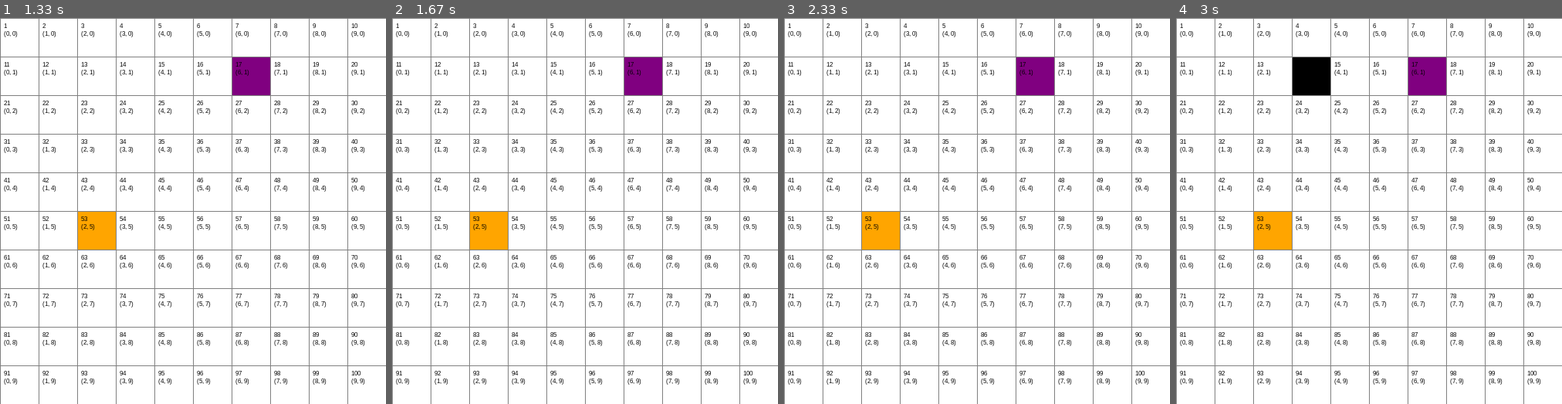
Above: before the commit, frames 1-4 (left to right).
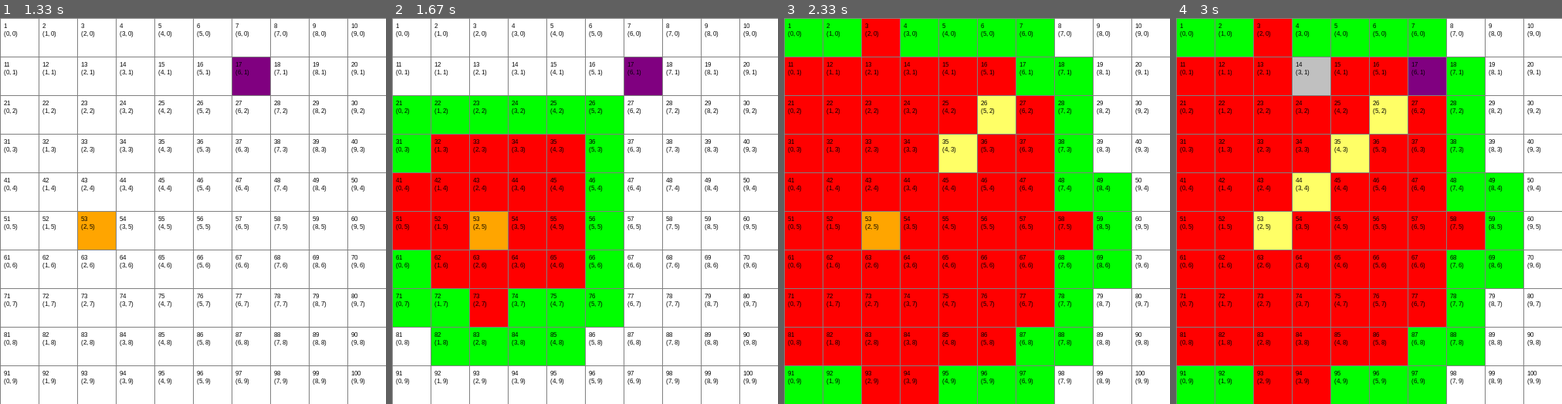
Above: after the commit, the same moments.

Repository: Danifoxuwu/Inteligencia-Artificial
Game: pygame game, started from Proyectos/Proyecto Final 1 Busqued/Aasterisco.py
Same seed, same stepped clock (60 frames per second), same inputs: the game is played once before the commit and once after it.
Inputs (mouse positions are in pixels of both pictures, inside the frame that each line leads up to):
- Up to frame 1 (1.33 s): tap Space at 0.33 s; click (100, 214) at 0.72 s; click (250, 75) at 1.05 s
- Up to frame 2 (1.67 s): tap Space at 1.33 s
- Up to frame 3 (2.33 s): no input
- Up to frame 4 (3 s): click (1307, 83) at 2.72 s

Frame 1 is identical in both runs. In frame 2, 37% of the frame differs, in the area x 0-60%, y 20-90%; in frame 3, 77%, in the area x 0-90%, y 0-100%; in frame 4, 77%.

Commit message:
Revert "Cambios importantes"
This reverts commit 5d240b1fe23e65dde44521154aa9b5ad7075b0f6.

Diff:
--- a/Proyectos/Proyecto Final 1 Busqued/Aasterisco.py
+++ b/Proyectos/Proyecto Final 1 Busqued/Aasterisco.py
@@ -1,8 +1,15 @@
+#Proyecto de IA
+#Daniel Avila Vergara
+
+#Importamos la libreria de pygame
 import pygame
-#Inicio de las fuentes
+#Importamos la libreria de fuentes
 pygame.font.init()
+#Importamos heapq para la cola de prioridad
+import heapq
 
 # Configuraciones iniciales
+# Cambio del tamaño de ventana de 800x800 a 500x500
 ANCHO_VENTANA = 500
 VENTANA = pygame.display.set_mode((ANCHO_VENTANA, ANCHO_VENTANA))
 pygame.display.set_caption("Visualización de Nodos")
@@ -11,10 +18,14 @@
 BLANCO = (255, 255, 255)
 NEGRO = (0, 0, 0)
 GRIS = (128, 128, 128)
+GRIS_CLARO = (192, 192, 192)
 VERDE = (0, 255, 0)
 ROJO = (255, 0, 0)
 NARANJA = (255, 165, 0)
 PURPURA = (128, 0, 128)
+AMARILLO_NEON = (255, 255, 102)
+AMARILLO = (255, 255, 0)
+
 
 class Nodo:
     def __init__(self, fila, col, ancho, total_filas):
@@ -25,6 +36,7 @@
         self.color = BLANCO
         self.ancho = ancho
         self.total_filas = total_filas
+        #Fuente usada y tamaño de la fuente para las coordenadas dentro de los cuadros dibujados
         self.fuente =pygame.font.SysFont("Arial", 8)
 
     def get_pos(self):
@@ -46,10 +58,22 @@
         self.color = NARANJA
 
     def hacer_pared(self):
-        self.color = NEGRO
+        self.color = GRIS_CLARO
 
     def hacer_fin(self):
         self.color = PURPURA
+
+    #Lista abierta
+    def hacer_abierto(self):
+        self.color = VERDE
+
+    #Lista Cerrada
+    def hacer_cerrado(self):
+        self.color = ROJO
+
+    #Vecinos
+    def hacer_camino(self):
+        self.color = AMARILLO_NEON
 
     def dibujar(self, ventana):
         pygame.draw.rect(ventana, self.color, (self.x, self.y, self.ancho, self.ancho))
@@ -68,6 +92,31 @@
         coordenadas = f"({self.fila}, {self.col})"
         texto = self.fuente.render(coordenadas, True, NEGRO)
         ventana.blit(texto, (self.x + 5, self.y + 15))
+
+    #Agregar los vecinos al hacer el calculo
+    #Separados por los movimientos que se pueden hacer
+    def actualizar_vecinos(self, grid):
+        self.vecinos = []
+        # Movimientos verticales y horizontales
+        if self.fila < self.total_filas - 1 and not grid[self.fila + 1][self.col].es_pared():  # Abajo
+            self.vecinos.append((grid[self.fila + 1][self.col], 10))
+        if self.fila > 0 and not grid[self.fila - 1][self.col].es_pared():  # Arriba
+            self.vecinos.append((grid[self.fila - 1][self.col], 10))
+        if self.col < self.total_filas - 1 and not grid[self.fila][self.col + 1].es_pared():  # Derecha
+            self.vecinos.append((grid[self.fila][self.col + 1], 10))
+        if self.col > 0 and not grid[self.fila][self.col - 1].es_pared():  # Izquierda
+            self.vecinos.append((grid[self.fila][self.col - 1], 10))
+
+        # Movimientos diagonales
+        if self.fila < self.total_filas - 1 and self.col < self.total_filas - 1 and not grid[self.fila + 1][self.col + 1].es_pared():  # Abajo-Derecha
+            self.vecinos.append((grid[self.fila + 1][self.col + 1], 14))
+        if self.fila < self.total_filas - 1 and self.col > 0 and not grid[self.fila + 1][self.col - 1].es_pared():  # Abajo-Izquierda
+            self.vecinos.append((grid[self.fila + 1][self.col - 1], 14))
+        if self.fila > 0 and self.col < self.total_filas - 1 and not grid[self.fila - 1][self.col + 1].es_pared():  # Arriba-Derecha
+            self.vecinos.append((grid[self.fila - 1][self.col + 1], 14))
+        if self.fila > 0 and self.col > 0 and not grid[self.fila - 1][self.col - 1].es_pared():  # Arriba-Izquierda
+            self.vecinos.append((grid[self.fila - 1][self.col - 1], 14))
+
 
 def crear_grid(filas, ancho):
     grid = []
@@ -103,6 +152,64 @@
     col = min(max(x // ancho_nodo, 0), filas - 1)
     return fila, col
 
+#Definir la funcion heuristica
+def heuristica(nodo1, nodo2):
+    x1,y1 = nodo1.get_pos()
+    x2,y2 = nodo2.get_pos()
+    return abs(x1 - x2) + abs(y1 - y2)
+
+#Definir la funcion para reconstruir el camino
+def reconstruir_camino(came_from, actual, dibujar):
+    while actual in came_from:
+        actual = came_from[actual]
+        actual.hacer_camino()
+        dibujar()
+
+#Definir la funcion para el algoritmo A*
+def algoritmo_A_asterisco(dibujar, grid, inicio, fin):
+    count = 0
+    abiertos = []
+    heapq.heappush(abiertos, (0, count, inicio))
+    came_from = {}
+    g_score = {nodo: float("inf") for fila in grid for nodo in fila}
+    g_score[inicio] = 0
+    f_score = {nodo: float("inf") for fila in grid for nodo in fila}
+    f_score[inicio] = heuristica(inicio, fin)
+
+    abiertos_hash = {inicio}
+
+    while abiertos:
+        for event in pygame.event.get():
+            if event.type == pygame.QUIT:
+                pygame.quit()
+
+        actual = heapq.heappop(abiertos)[2]
+        abiertos_hash.remove(actual)
+
+        if actual == fin:
+            reconstruir_camino(came_from, fin, dibujar)
+            fin.hacer_fin()
+            return True
+
+        for vecino, costo in actual.vecinos:
+            temp_g_score = g_score[actual] + costo
+
+            if temp_g_score < g_score[vecino]:
+                came_from[vecino] = actual
+                g_score[vecino] = temp_g_score
+                f_score[vecino] = temp_g_score + heuristica(vecino, fin)
+                if vecino not in abiertos_hash:
+                    count += 1
+                    heapq.heappush(abiertos, (f_score[vecino], count, vecino))
+                    abiertos_hash.add(vecino)
+                    vecino.hacer_abierto()
+
+        dibujar()
+
+        if actual != inicio:
+            actual.hacer_cerrado()
+
+#Funcion principal implementando el algoritmo A*
 def main(ventana, ancho):
     FILAS = 10
     grid = crear_grid(FILAS, ancho)
@@ -118,6 +225,7 @@
             if event.type == pygame.QUIT:
                 corriendo = False
 
+            #Funcion para reiniciar todo sin tener que borrar 1x1 usando ctrl+r
             if event.type == pygame.KEYDOWN:
                 if event.key == pygame.K_r and pygame.key.get_mods() & pygame.KMOD_CTRL:
                     for fila in grid:
@@ -125,6 +233,13 @@
                             nodo.restablecer()
                     inicio = None
                     fin = None
+
+                #Implementacion del algoritmo A*
+                if event.key == pygame.K_SPACE and inicio and fin:
+                    for fila in grid:
+                        for nodo in fila:
+                            nodo.actualizar_vecinos(grid)
+                    algoritmo_A_asterisco(lambda: dibujar(ventana, grid, FILAS, ancho), grid, inicio, fin)
 
             if pygame.mouse.get_pressed()[0]:  # Click izquierdo
                 pos = pygame.mouse.get_pos()
Not shown, changed: Proyectos/Proyecto Final 1 Busqued/Documentacion.md
